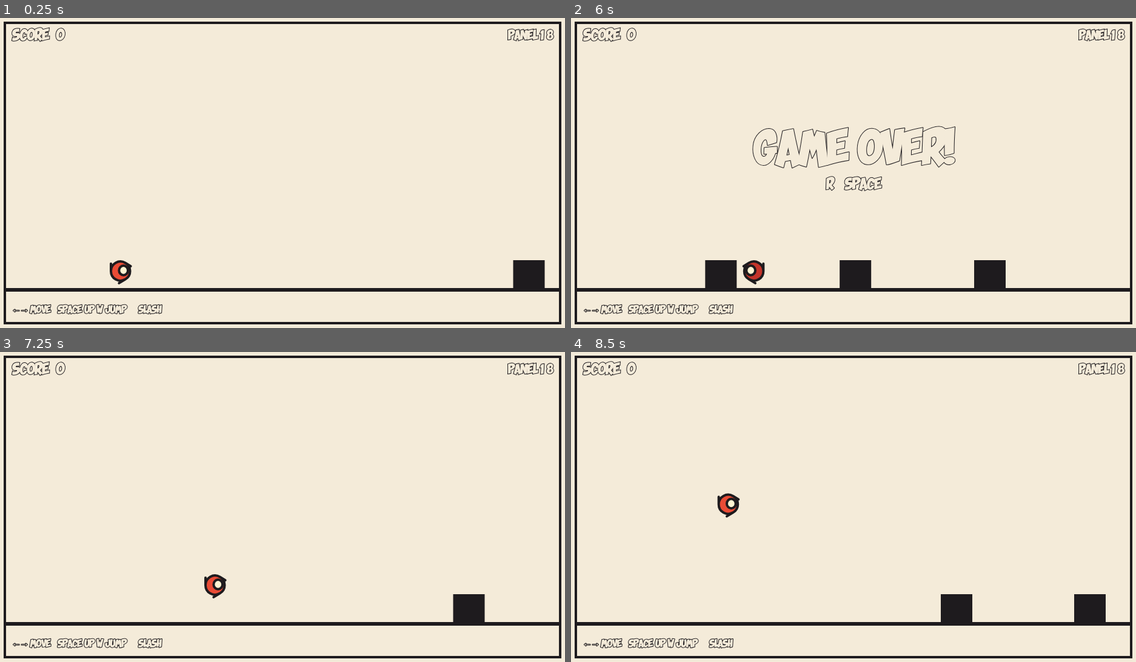
Above: before the commit, frames 1-4 (two rows, left to right).
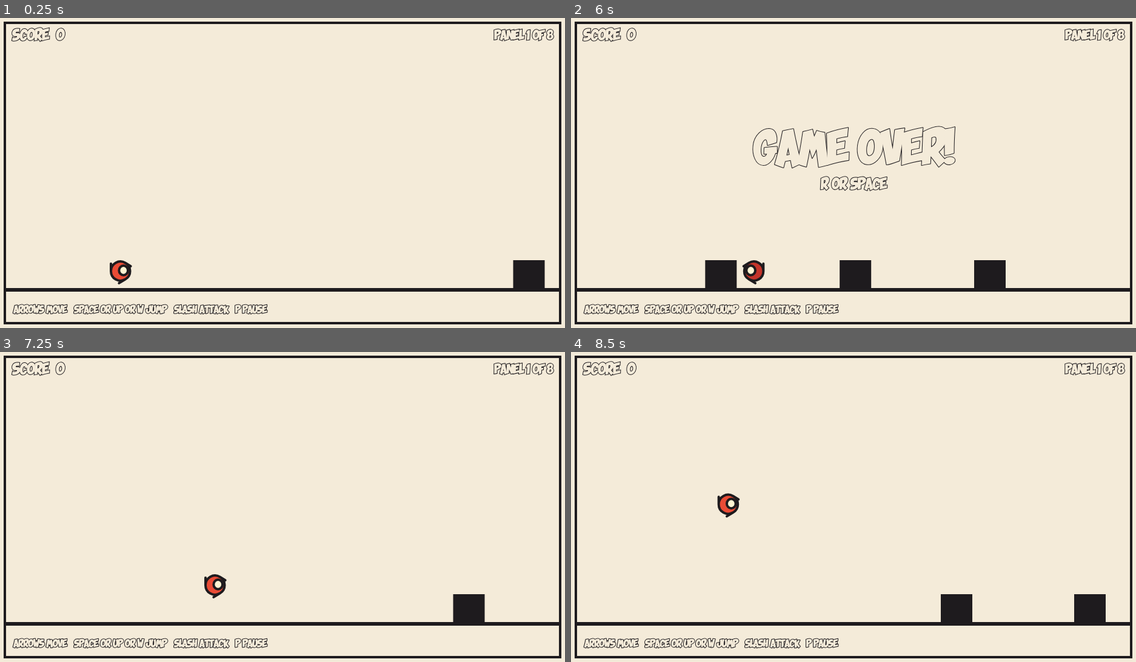
Above: after the commit, the same moments.

Repository: rfrondorf12/ai-girlies-jam-game
Game: browser game, page index.html
Same seed, same stepped clock (60 frames per second), same inputs: the game is played once before the commit and once after it.
Inputs:
- Up to frame 1 (0.25 s): no input
- Up to frame 2 (6 s): hold Right 1.03-1.53 s; tap Space every 0.5 s from 1.1 to 5.6 s; hold Down 1.58-1.85 s; hold Left 1.9-2.47 s; hold Up 2.52-2.82 s; hold Right 2.87-3.53 s; hold Up 3.58-3.82 s; hold Left 3.87-4.3 s; hold Down 4.35-4.68 s; hold Right 4.73-5.23 s; hold Down 5.28-5.55 s; hold Left from 5.6 s (still down)
- Up to frame 3 (7.25 s): tap Space at 6.1, 6.6, 7.1 s; release Left at 6.17 s; hold Up 6.22-6.52 s; hold Right 6.57-7.23 s
- Up to frame 4 (8.5 s): hold Up 7.28-7.52 s; hold Left 7.57-8 s; tap Space at 7.6, 8.1 s; hold Down 8.05-8.38 s; hold Right from 8.43 s (still down)

The runs differ from the first frame. In frame 1, 0.9% of the frame differs, in the area x 2-97%, y 3-96%; in frame 2, 1.2%; in frame 3, 0.9%; in frame 4, 0.9%.

Commit message:
m3-feel: font-safe text, P in controls hint, jump boing SFX
Co-Authored-By: Claude Code <noreply@anthropic.com>

Diff:
--- a/main.js
+++ b/main.js
@@ -18,6 +18,7 @@
   COLOR_PAPER, COLOR_INK, COLOR_PLAYER, COLOR_EYE, COLOR_MONSTER, COLOR_GROUND,
   COLOR_DEATH, PANEL_FLASH_COLOR,
   AUDIO_ENABLED, AUDIO_MASTER_VOLUME,
+  SFX_JUMP_VOLUME, SFX_JUMP_DURATION, SFX_JUMP_BASE_FREQ,
   SFX_SLASH_VOLUME, SFX_SLASH_DURATION, SFX_SLASH_BASE_FREQ,
   SFX_STOMP_VOLUME, SFX_STOMP_DURATION, SFX_STOMP_BASE_FREQ,
   SFX_HIT_VOLUME, SFX_HIT_DURATION, SFX_HIT_BASE_FREQ,
@@ -170,6 +171,15 @@
   return AUDIO_ENABLED && audioCtx !== null && audioCtx.state !== 'closed';
 }
 
+// Springing off the page: a quick rising-falling "boing" tone.
+function playJump() {
+  if (!audioReady()) return;
+  tone(SFX_JUMP_VOLUME, SFX_JUMP_DURATION, 'triangle',
+    SFX_JUMP_BASE_FREQ * 1.6, SFX_JUMP_BASE_FREQ * 0.55);
+  tone(SFX_JUMP_VOLUME * 0.4, SFX_JUMP_DURATION * 0.8, 'sine',
+    SFX_JUMP_BASE_FREQ * 1.2, SFX_JUMP_BASE_FREQ * 0.5, 0.02);
+}
+
 // Swinging the sword: a fast airy swoosh, with a falling blade tone under it.
 function playSlash() {
   if (!audioReady()) return;
@@ -330,6 +340,7 @@
     player.vy = player.jumpsUsed === 0 ? JUMP_VELOCITY : DOUBLE_JUMP_VELOCITY;
     player.grounded = false;
     player.jumpsUsed++;
+    playJump();
   }
   jumpQueued = false;
 
@@ -565,7 +576,7 @@
   ctx.font = `${PANEL_COUNTER_FONT_SIZE}px ${FONT_STACK}`;
   ctx.lineWidth = TEXT_OUTLINE_WIDTH;
   ctx.strokeStyle = COLOR_INK;
-  const text = `PANEL ${panel}/8`;
+  const text = `PANEL ${panel} OF 8`;
   const x = PLAYFIELD_W - PANEL_MARGIN - 12;
   const y = PANEL_MARGIN + 10;
   ctx.strokeText(text, x, y);
--- a/tuning.js
+++ b/tuning.js
@@ -54,13 +54,13 @@
 export const PANEL_CLEAR_FONT_SIZE = 56;   // "PANEL N CLEARED!" text size
 export const VICTORY_FONT_SIZE = 72;   // victory banner text size
 export const VICTORY_TEXT = 'VICTORY!'; // banner shown after clearing panel 8
-export const VICTORY_HINT_LINE1 = 'R / SPACE'; // first line of prompt under victory banner
+export const VICTORY_HINT_LINE1 = 'R OR SPACE'; // first line of prompt under victory banner
 export const VICTORY_HINT_LINE2 = 'to play again'; // second line of prompt under victory banner
 export const PANEL_FLASH_COLOR = '#FFF4D2'; // bright ink flash behind the panel during a clear
 
 // --- Game over ---
 export const GAME_OVER_TEXT = 'GAME OVER!';        // banner shown when a run ends
-export const RESTART_HINT_LINE1 = 'R / SPACE';     // first line of the retry prompt
+export const RESTART_HINT_LINE1 = 'R OR SPACE';     // first line of the retry prompt
 export const RESTART_HINT_LINE2 = 'to retry';      // second line of the retry prompt
 export const GAME_OVER_BANNER_Y = 230;             // banner centre y in playfield units
 export const GAME_OVER_FONT_SIZE = 72;             // banner text size in playfield units
@@ -74,7 +74,7 @@
 export const PAUSED_FONT_SIZE = 64;                // pause banner text size in playfield units
 
 // --- Controls hint (temporary, bottom-left of the panel) ---
-export const CONTROLS_HINT = '← → MOVE   SPACE/UP/W JUMP   / SLASH'; // temporary controls line
+export const CONTROLS_HINT = 'ARROWS MOVE   SPACE OR UP OR W JUMP   SLASH ATTACK   P PAUSE'; // temporary controls line
 export const CONTROLS_HINT_SIZE = 16;   // hint text size in playfield units
 export const CONTROLS_HINT_DURATION = 8; // seconds the hint stays if the player never slashes
 export const CONTROLS_HINT_MARGIN = 14; // gap between the hint and the panel edge
@@ -84,6 +84,10 @@
 // the swing's on-screen life; SFX_SLASH_DURATION is how long the swoosh rings).
 export const AUDIO_ENABLED = true;      // master switch: false silences every sound
 export const AUDIO_MASTER_VOLUME = 0.5; // single master gain in front of all sounds, for overall loudness
+
+export const SFX_JUMP_VOLUME = 0.35;      // loudness of the jump boing
+export const SFX_JUMP_DURATION = 0.14;    // length of the jump boing in seconds
+export const SFX_JUMP_BASE_FREQ = 320;    // Hz root of the springy jump tone
 
 export const SFX_SLASH_VOLUME = 0.35;     // loudness of the sword swoosh
 export const SFX_SLASH_DURATION = 0.16;   // length of the swoosh in seconds
